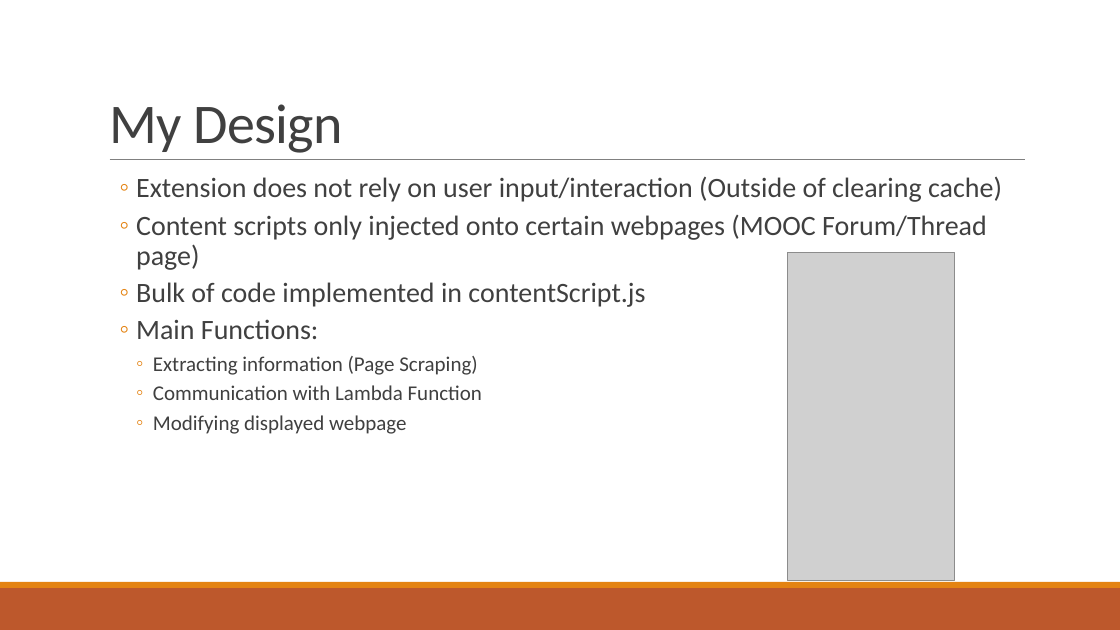
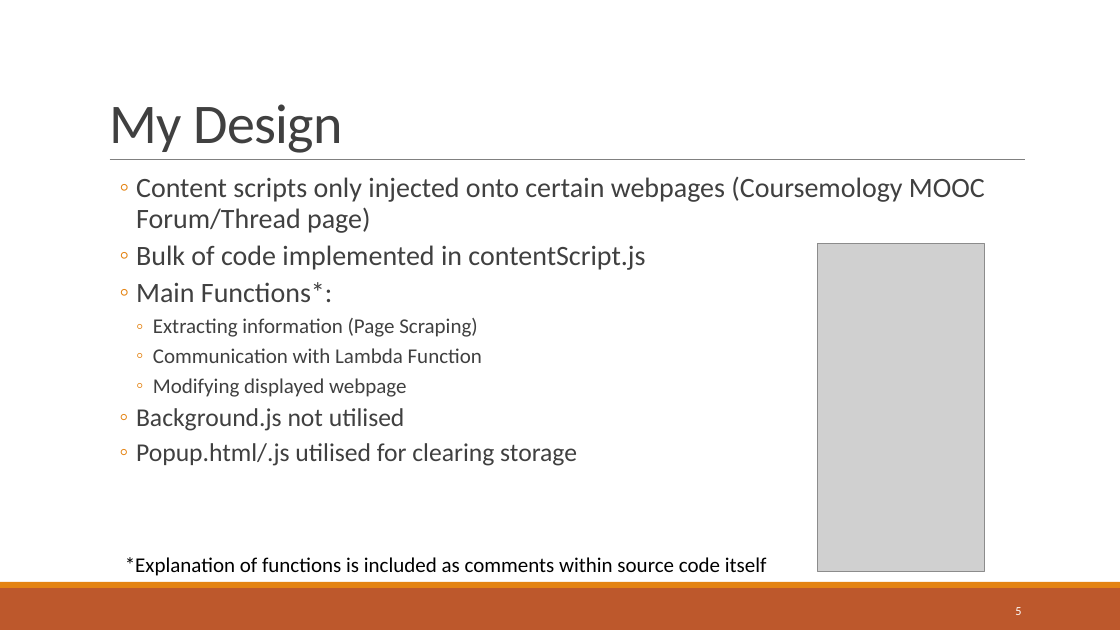
Before and after one commit to WING-NUS/forum-extension, a slide deck: slide 5 of Presentations/Implementation Presentation(WING).pptx. Drawn at 1120x630 pixels with LibreOffice and Linux fonts; fonts in the diff are those of the drawing; grey boxes stand for pictures. Boxes give left, top, right and bottom in pixels: in the first picture for what was removed or moved away, otherwise in the second. Text is boxed around its words. In the diff, an @@ line names an element or a change of style, - is before the commit and + after.

Commit message:
Updated presentation slides

```diff
--- a/Presentations/Implementation Presentation(WING).pptx
+++ b/Presentations/Implementation Presentation(WING).pptx
@@ text at bbox=[136, 177, 985, 233]: text changed @@
-  ◦ Extension does not rely on user input/interaction (Outside of clearing cache)
-  ◦ Content scripts only injected onto certain webpages (MOOC Forum/Thread page)
+  ◦ Content scripts only injected onto certain webpages (Coursemology MOOC Forum/Thread page)
@@ picture: place and size @@
-picture at bbox=[787, 252, 954, 581]
+picture at bbox=[818, 244, 985, 572]
@@ text at bbox=[136, 282, 333, 302]: text changed @@
-  ◦ Main Functions:
+  ◦ Main Functions*:
@@ text at bbox=[136, 408, 577, 466]: paragraphs added @@
+  ◦ Background.js not utilised
+  ◦ Popup.html/.js utilised for clearing storage
@@ text added at bbox=[125, 557, 767, 576], 18 pt, text #000000 @@
+*Explanation of functions is included as comments within source code itself
@@ page number added at bbox=[1015, 607, 1021, 615], 10.5 pt, text #FFFFFF @@
+5
```
Also in this commit, not shown: 11 other slides changed, 1 slide removed, 1 other file.
